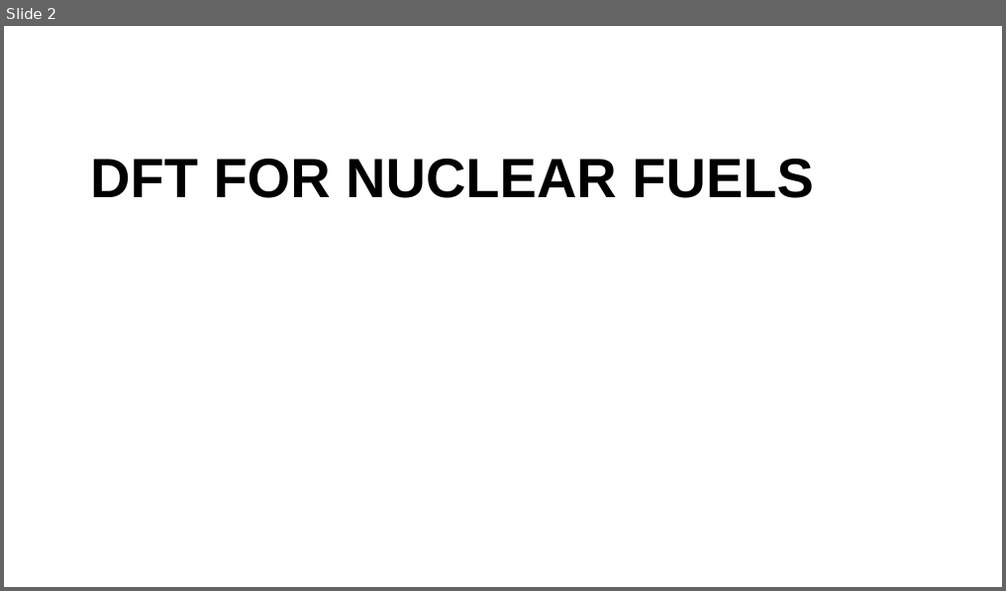
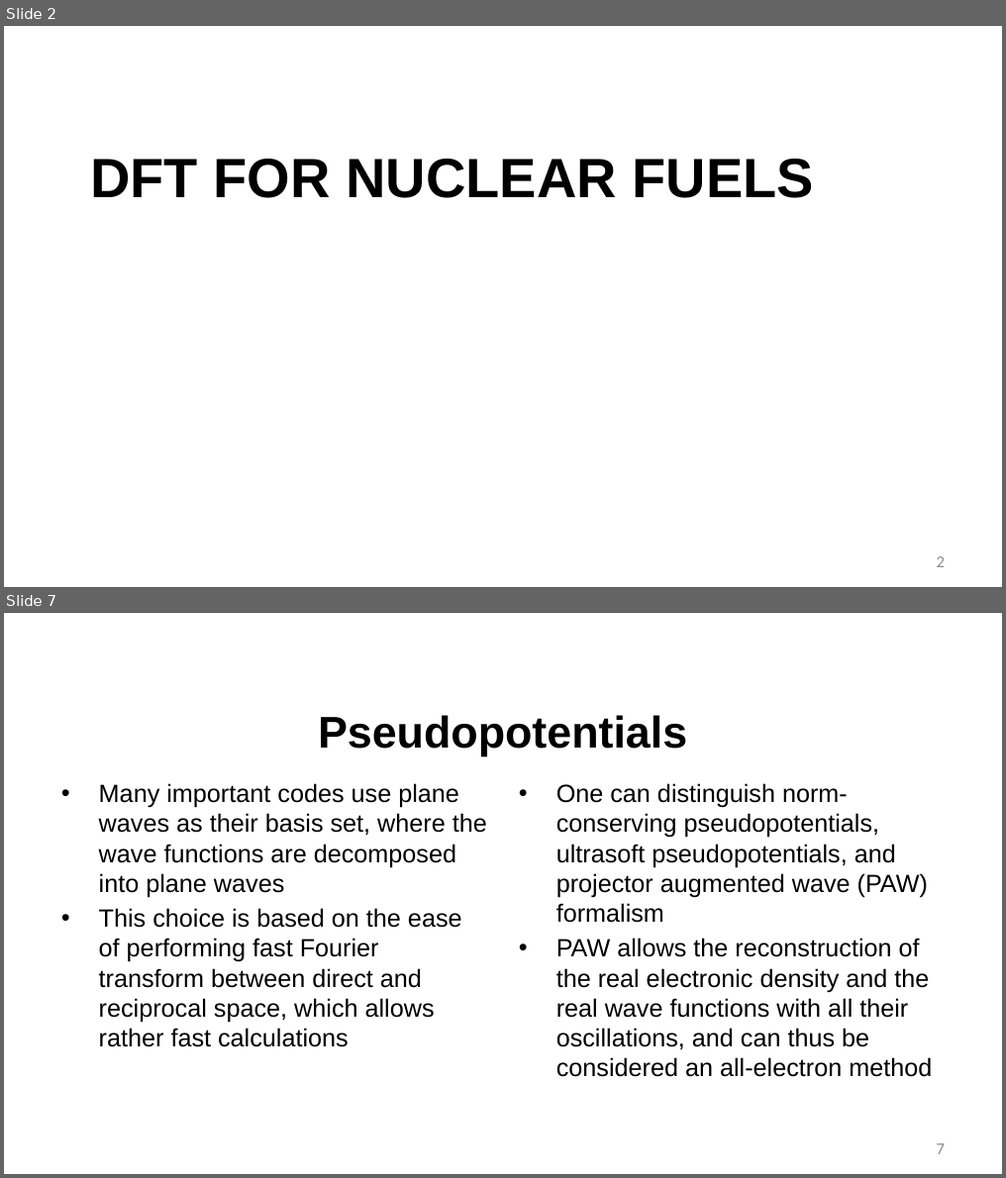
Before and after one commit to benbeeler/TEACHING, a slide deck: Advanced Reactor Materials/LecX_DFT.pptx. Shown one above the other, each under a label of ours: slide 2 before the commit, slides 2 and 7 after it; the slides between them are not shown. The pictures are 1006x591 and 1006x1178 pixels, drawn with LibreOffice and Linux fonts; fonts in the diff are those of the drawing; background and template pictures are left out. Boxes give left, top, right and bottom in pixels: in the first picture for what was removed or moved away, otherwise in the second. Text is boxed around its words. In the diff, an @@ line names an element or a change of style, - is before the commit and + after.

```diff
--- a/Advanced Reactor Materials/LecX_DFT.pptx
+++ b/Advanced Reactor Materials/LecX_DFT.pptx
@@ slide 7 added at (4, 613, 1002, 1174), background #FFFFFF @@
@@ title added at (318, 715, 687, 757), 42.7 pt, text #000000, bold @@
+Pseudopotentials
@@ text added at (99, 783, 487, 1048), 24 pt, text #000000 @@
+• Many important codes use plane waves as their basis set, where the wave functions are decomposed into plane waves
+• This choice is based on the ease of performing fast Fourier transform between direct and reciprocal space, which allows rather fast calculations
@@ text added at (556, 783, 932, 1077), 24 pt, text #000000 @@
+• One can distinguish norm-conserving pseudopotentials, ultrasoft pseudopotentials, and projector augmented wave (PAW) formalism
+• PAW allows the reconstruction of the real electronic density and the real wave functions with all their oscillations, and can thus be considered an all-electron method
@@ page number added at (937, 1144, 944, 1155), 16 pt, text #8C8C8C @@
+7
@@ slide 2 changed as well @@
@@ page number added at (937, 557, 944, 568), 16 pt, text #8C8C8C @@
+2
```
Also in this commit, not shown: 1 other slide changed, 17 other slides added, 1 other file.
